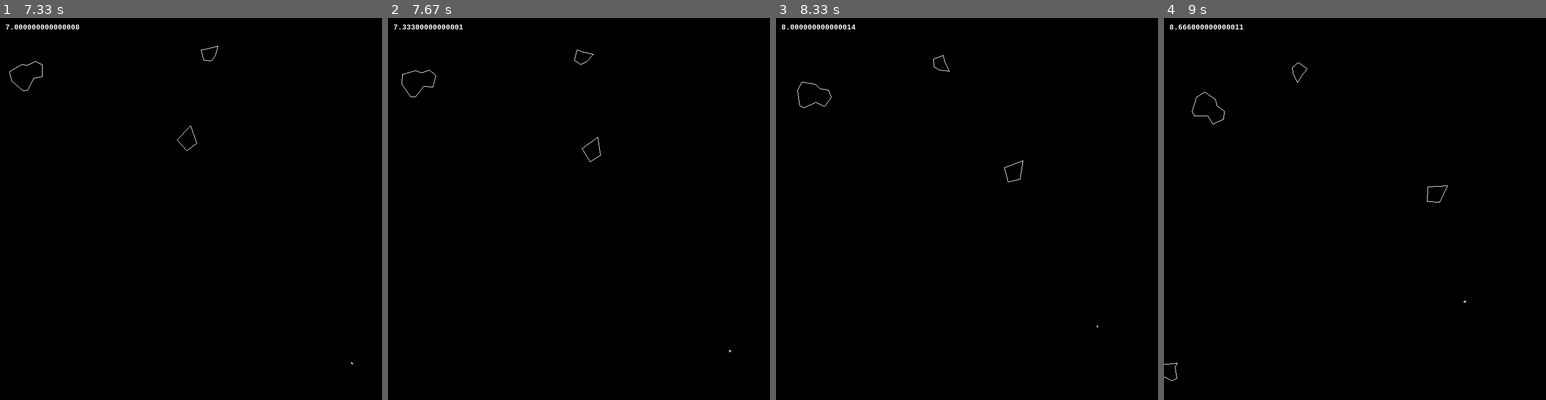
Above: before the commit, frames 1-4 (left to right).
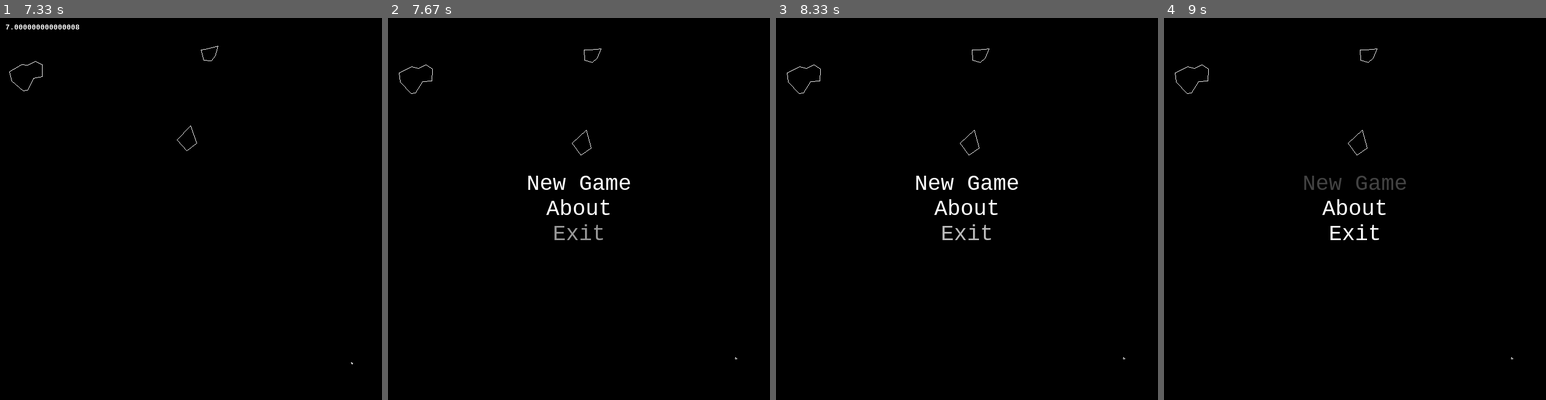
Above: after the commit, the same moments.

Repository: osa1/pygame-playground
Game: pygame game, started from astroids/game.py
Same seed, same stepped clock (60 frames per second), same inputs: the game is played once before the commit and once after it. The source is Python 2; it was converted automatically to run under Python 3.
Inputs:
- Up to frame 1 (7.33 s): tap Enter at 0.33, 1.17, 3.4 s; hold Esc 0.67-1.13 s; hold Up 0.67-1.13 s; hold Up 1.5-1.97 s; hold Right 2-2.47 s; hold Left 2.5-3.03 s; hold Left 3.73-4.13 s; hold Up 4.17-4.53 s; hold Right 4.57-5.2 s; hold Down 5.23-5.6 s; hold Left 5.63-6.1 s; hold Right 6.13-6.6 s; hold Up 6.63-6.93 s
- Up to frame 2 (7.67 s): tap Esc at 7.47 s
- Up to frame 3 (8.33 s): no input
- Up to frame 4 (9 s): hold Down 8.37-8.67 s; hold Left from 8.7 s (still down)

Frame 1 is identical in both runs. In frame 2, 1.1% of the frame differs, in the area x 1-92%, y 1-90%; in frame 3, 1.1%; in frame 4, 1.1%.

Commit message:
now you can pause with esc

Diff:
--- a/astroids/astroid.py
+++ b/astroids/astroid.py
@@ -6,7 +6,8 @@
 # TODO: general Entity class
 
 class Ship:
-    def __init__(self, posx=game_state.screenx/2, posy=game_state.screeny/2):
+    def __init__(self, posx=game_state.screen.get_width()/2,
+            posy=game_state.screen.get_height()/2):
         self.posx = posx
         self.posy = posy
 
@@ -135,8 +136,8 @@
             radius=radius)
 
     # TODO
-    a.posx = random.choice((-a.radius_range, game_state.screenx+a.radius_range))
-    a.posy = random.choice((-a.radius_range, game_state.screeny+a.radius_range))
+    a.posx = random.choice((-a.radius_range, game_state.screen.get_width()+a.radius_range))
+    a.posy = random.choice((-a.radius_range, game_state.screen.get_height()+a.radius_range))
 
     a.vx = random.randint(10, 100)
     if a.posx > 0:
--- a/astroids/game.py
+++ b/astroids/game.py
@@ -15,9 +15,9 @@
 
 def clean_astroids():
     for a in game_state.astroids[:]:
-        if a.posx - 2*a.radius_range > game_state.screenx or \
+        if a.posx - 2*a.radius_range > game_state.screen.get_width() or \
                 a.posx + 2*a.radius_range < 0 or \
-                a.posy - 2*a.radius_range > game_state.screeny or \
+                a.posy - 2*a.radius_range > game_state.screen.get_height() or \
                 a.posy + 2*a.radius_range < 0:
                     game_state.astroids.remove(a)
 
@@ -29,7 +29,7 @@
     score = 0
     score_font = pygame.font.SysFont("Monospace", 13, (255, 255, 255))
 
-    while True:
+    while game_state.game_running:
         pressed = pygame.key.get_pressed()
         for event in pygame.event.get():
             if event.type == pygame.QUIT:
@@ -38,6 +38,8 @@
                     event.type == pygame.KEYUP:
                 for listener in game_state.key_listeners:
                     listener(pressed)
+            elif event.type == pygame.VIDEORESIZE:
+                pygame.display.set_mode((event.w, event.h), pygame.RESIZABLE, 32)
 
         for listener in game_state.repeat_key_listeners:
             listener(pressed)
@@ -50,23 +52,29 @@
             game_state.create_ship = False
 
         if game_state.menu_visible:
-            game_menu.draw(game_state.screen, game_state.screenx, game_state.screeny)
+            game_menu.draw(game_state.screen)
 
         if game_state.running:
             for ast in game_state.astroids:
                 ast.update()
-                ast.draw(game_state.screen)
+                #ast.draw(game_state.screen)
             if game_state.ship:
                 score += float(game_state.ticks) / 1000
                 score_text = score_font.render(str(score), 1, (255, 255, 255))
                 game_state.screen.blit(score_text, (10, 10))
 
                 game_state.ship.update()
-                game_state.ship.draw(game_state.screen)
+                #game_state.ship.draw(game_state.screen)
+
+        for ast in game_state.astroids:
+            ast.draw(game_state.screen)
+        if game_state.ship:
+            game_state.ship.draw(game_state.screen)
 
         if detect_collisions():
-            game_state.running = False
             game_state.menu_visible = True
+            game_state.repeat_key_listeners.remove(game_state.ship.key_pressed)
+            game_state.ship = None
             score = 0
 
         clean_astroids()
--- a/astroids/game_state.py
+++ b/astroids/game_state.py
@@ -4,7 +4,7 @@
 
 screenx, screeny = 700, 700
 
-screen = pygame.display.set_mode((screenx, screeny), 0, 32)
+screen = pygame.display.set_mode((screenx, screeny), pygame.RESIZABLE, 32)
 clock = pygame.time.Clock()
 
 key_listeners = []
@@ -15,6 +15,7 @@
 
 running = True
 menu_visible = True
+game_running = True
 
 ticks = 0
 
--- a/astroids/menu.py
+++ b/astroids/menu.py
@@ -48,7 +48,7 @@
                 self.about,
                 self.exit]
 
-    def draw(self, surface, maxx, maxy):
+    def draw(self, surface):
         total_height = 0
         surfaces = []
         for i in xrange(len(self.options)):
@@ -61,10 +61,10 @@
             total_height += s.get_height()
 
         spacer = 10
-        start = maxy/2 - total_height/2 - spacer
+        start = surface.get_height()/2 - total_height/2 - spacer
 
         for s in surfaces:
-            surface.blit(s, (maxx/2-s.get_width()/2, start+spacer))
+            surface.blit(s, (surface.get_width()/2-s.get_width()/2, start+spacer))
             start += s.get_height()
 
     def key_pressed(self, pressed):
@@ -82,3 +82,12 @@
                 game_state.menu_visible = False
                 game_state.start_game()
                 print "ok"
+            elif self.options[self.selected] == self.exit:
+                game_state.game_running = False
+        elif pressed[pygame.K_ESCAPE]:
+            if game_state.menu_visible:
+                game_state.running = True
+                game_state.menu_visible = False
+            else:
+                game_state.running = False
+                game_state.menu_visible = True
